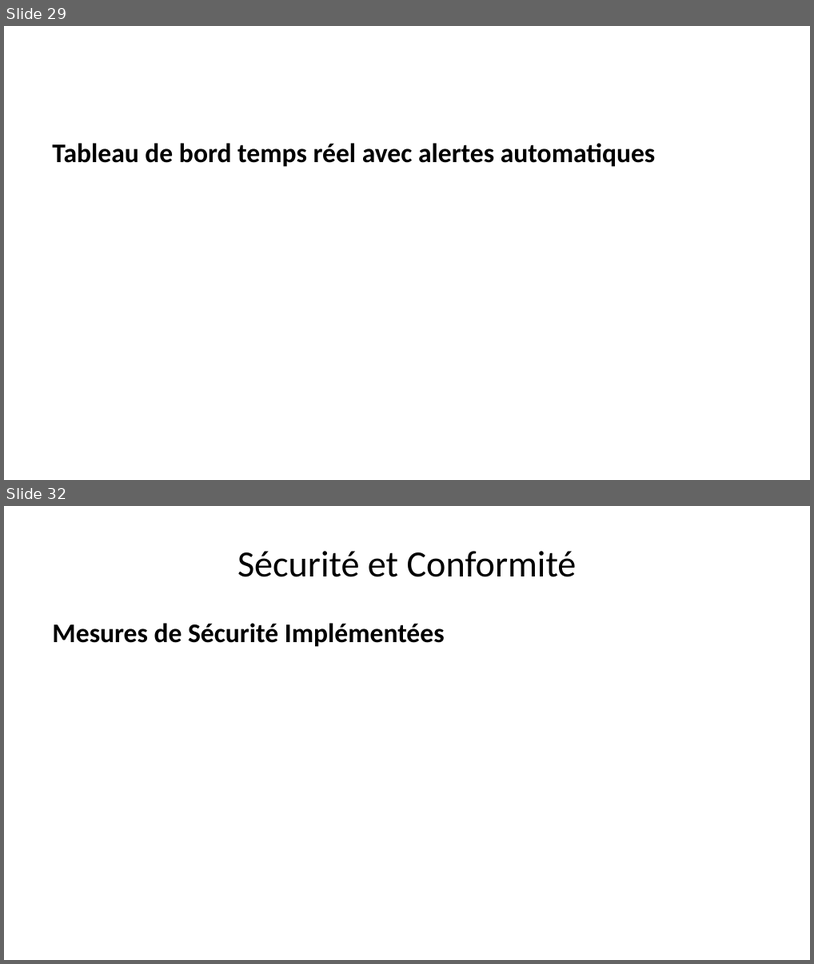
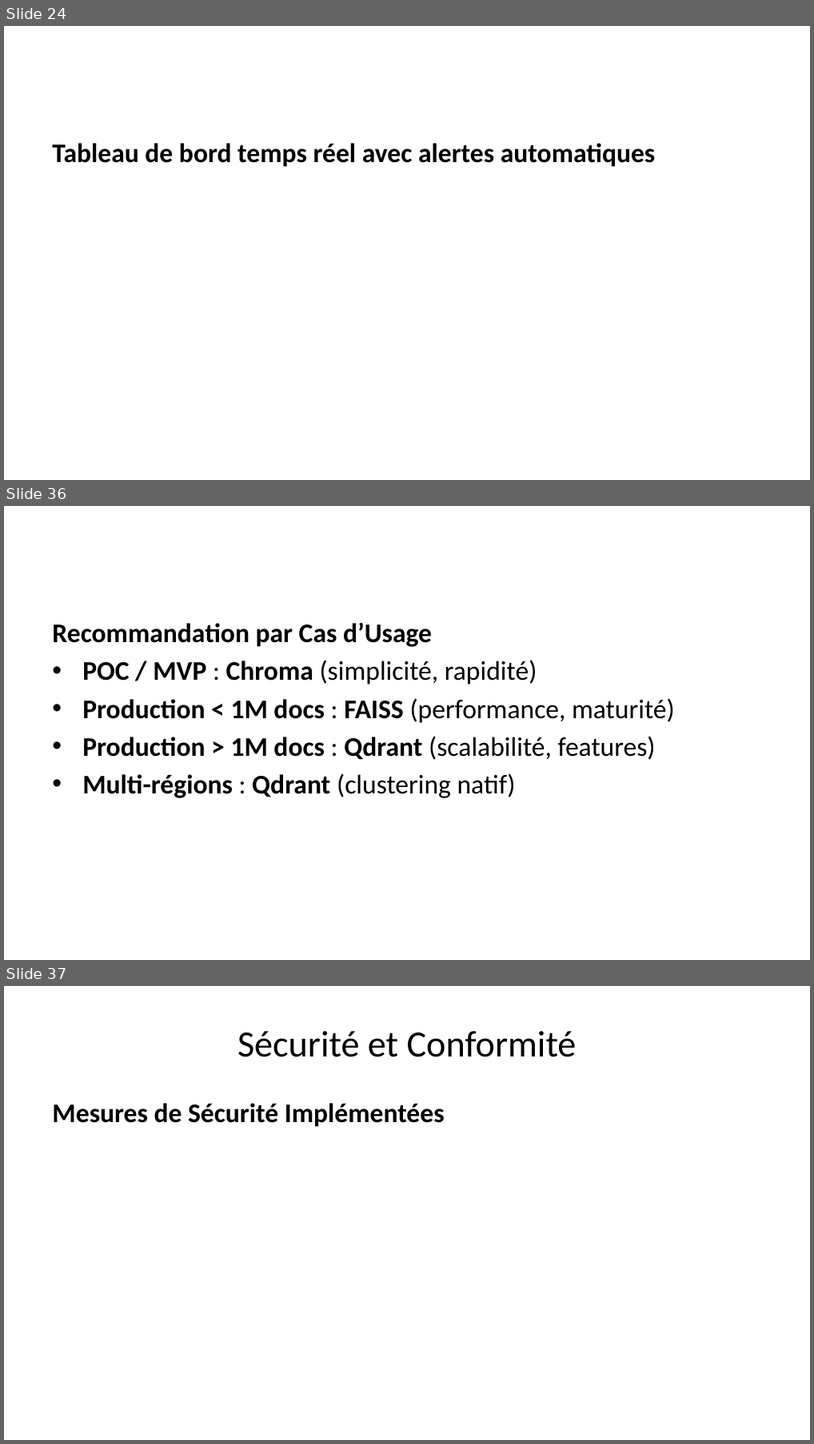
Before and after one commit to kl-IOS/IA_Locale, a slide deck: claude/presentation_corporate.pptx. Shown one above the other, each under a label of ours: slides 29 and 32 before the commit, slides 24, 36 and 37 after it; the slides between them are not shown. The pictures are 814x964 and 814x1444 pixels, drawn with LibreOffice and Linux fonts; fonts in the diff are those of the drawing. Boxes give left, top, right and bottom in pixels: in the first picture for what was removed or moved away, otherwise in the second. Text is boxed around its words. In the diff, an @@ line names an element or a change of style, - is before the commit and + after.

```diff
--- a/claude/presentation_corporate.pptx
+++ b/claude/presentation_corporate.pptx
@@ slide 36 added at (x1=4, y1=506, x2=810, y2=960), background #FFFFFF @@
@@ text added at (x1=52, y1=622, x2=675, y2=798), 24 pt, text #000000, bold @@
+Recommandation par Cas d’Usage
+• POC / MVP : Chroma (simplicité, rapidité)
+• Production < 1M docs : FAISS (performance, maturité)
+• Production > 1M docs : Qdrant (scalabilité, features)
+• Multi-régions : Qdrant (clustering natif)
@@ what was slide 29 is now slide 24 @@
@@ what was slide 32 is now slide 37 @@
```
Also in this commit, not shown: 5 slides changed, 19 other slides added, 9 slides removed, 16 other files.
